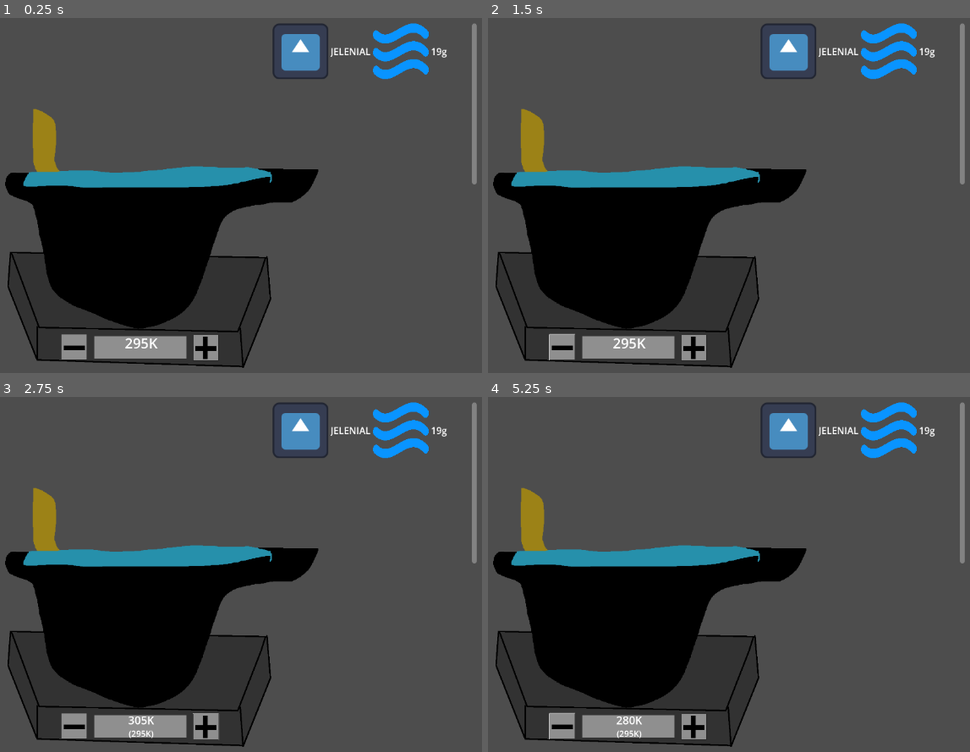
Above: before the commit, frames 1-4 (two rows, left to right).
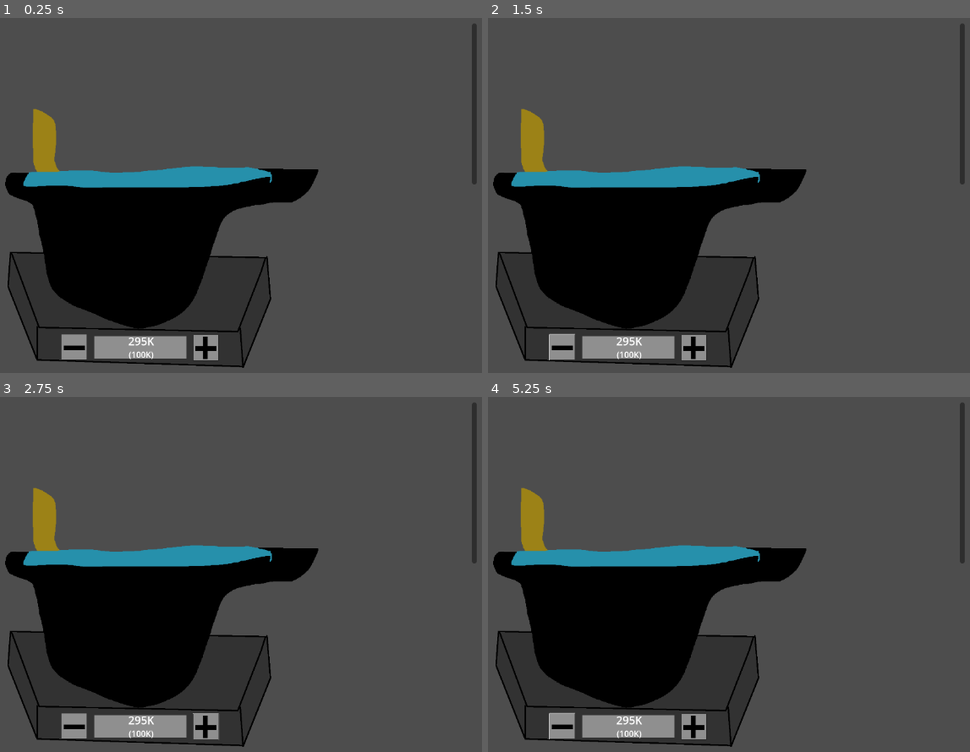
Above: after the commit, the same moments.

Repository: Gutek8134/poison-craft
Game: Godot game, scene res://scenes/prefabs/cauldron.tscn
Same seed, same stepped clock (60 frames per second), same inputs: the game is played once before the commit and once after it. The project has no main scene, so this scene is started directly. The engine's default icon, where the game draws it, is replaced by a stand-in: a white triangle on a blue panel in a dark square.
Inputs (mouse positions are in pixels of both pictures, inside the frame that each line leads up to):
- Up to frame 1 (0.25 s): no input
- Up to frame 2 (1.5 s): click (695, 348) at 0.5 s; click (560, 348) at 1.25 s
- Up to frame 3 (2.75 s): click (207, 727) at 2 s
- Up to frame 4 (5.25 s): click (560, 727) at 2.75 s; click (695, 727) at 3.5 s; click (560, 727) at 4.25 s; tap Enter at 5 s; hold Shift from 5.03 s (still down)

The runs differ from the first frame. In frame 1, 2.8% of the frame differs, in the area x 25-99%, y 1-97%; in frame 2, 2.8%; in frame 3, 2.7%; in frame 4, 2.7%.
Error after the commit: Parse Error: Function "_update_ongoing_reactions()" not found in base self. (res://scripts/cauldron.gd:66)

Commit message:
Moved reactions update to temperature set

Diff:
--- a/scripts/cauldron.gd
+++ b/scripts/cauldron.gd
@@ -60,9 +60,10 @@
 func _set_current_temperature(new_temperature: int) -> void:
 	current_temperature = new_temperature
 	content.current_temperature = new_temperature
-	_update_temperature_display()
 	if current_temperature > max_temperature or current_temperature < min_temperature:
 		self_destruct()
+	_update_temperature_display()
+	_update_ongoing_reactions()
 
 func set_target_temperature(new_temperature: int) -> void:
 	if target_temperature == current_temperature:
@@ -107,11 +108,9 @@
 			current_temperature -= heating_power * interval
 		else:
 			current_temperature += heating_power * interval
-		content.update_ongoing_reactions()
 
 	current_temperature = target_temperature
 	temperature_change_timer.stop()
-	content.update_ongoing_reactions()
 
 func _update_temperature_display() -> void:
 	temperature_display.text = "[center][font_size=50]%dK[/font_size][/center]" % current_temperature \
